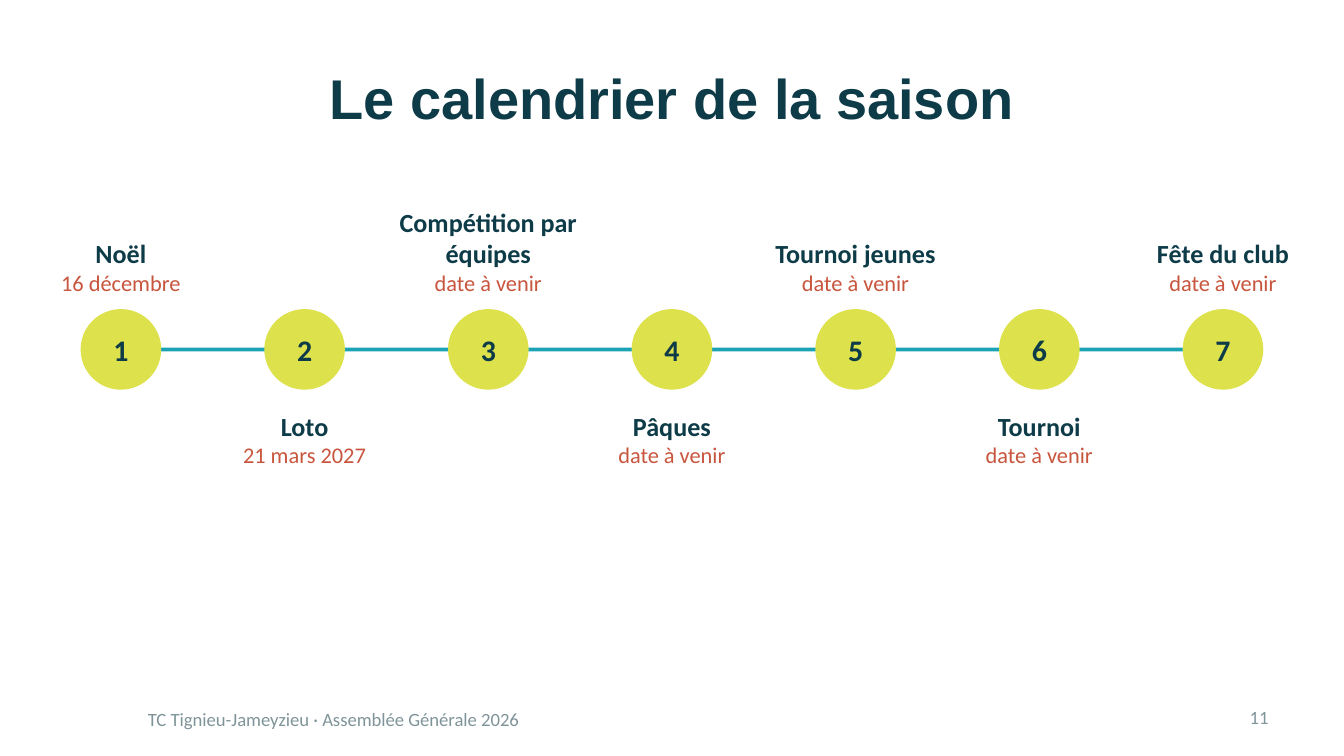
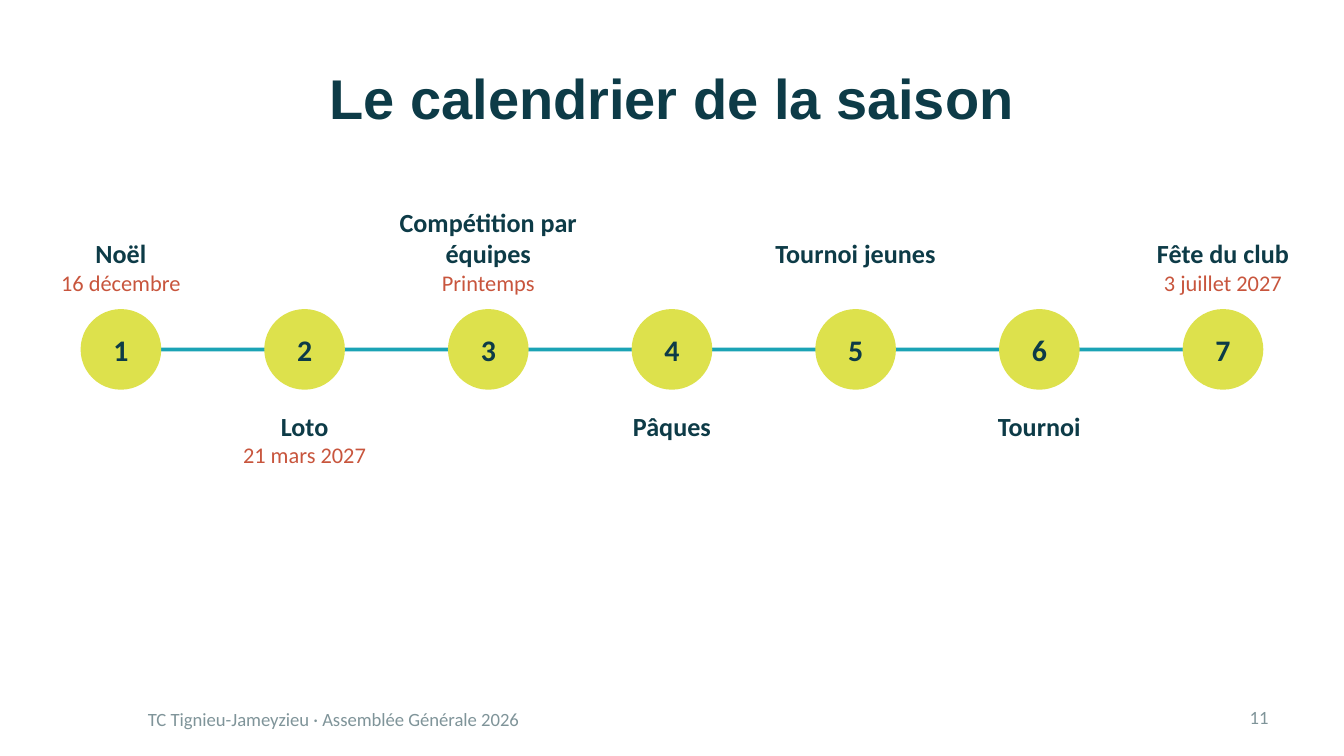
Before and after one commit to oliviergoetz/icsEditor, a slide deck: slide 11 of Doc/AG/20261107_AG TCTJ 2026.pptx. Drawn at 1344x756 pixels with LibreOffice and Linux fonts; fonts in the diff are those of the drawing; background and template pictures are left out. Boxes give left, top, right and bottom in pixels: in the first picture for what was removed or moved away, otherwise in the second. Text is boxed around its words. In the diff, an @@ line names an element or a change of style, - is before the commit and + after.

```diff
--- a/Doc/AG/20261107_AG TCTJ 2026.pptx
+++ b/Doc/AG/20261107_AG TCTJ 2026.pptx
@@ text at [442, 275, 535, 295]: text changed @@
-date à venir
+Printemps
@@ text at [802, 275, 909, 291]: paragraph removed @@
-date à venir
@@ text at [1164, 275, 1281, 295]: text changed @@
-date à venir
+3 juillet 2027
@@ text at [618, 447, 726, 463]: paragraph removed @@
-date à venir
@@ text at [986, 447, 1093, 463]: paragraph removed @@
-date à venir
```
Also in this commit, not shown: 4 other slides changed.
